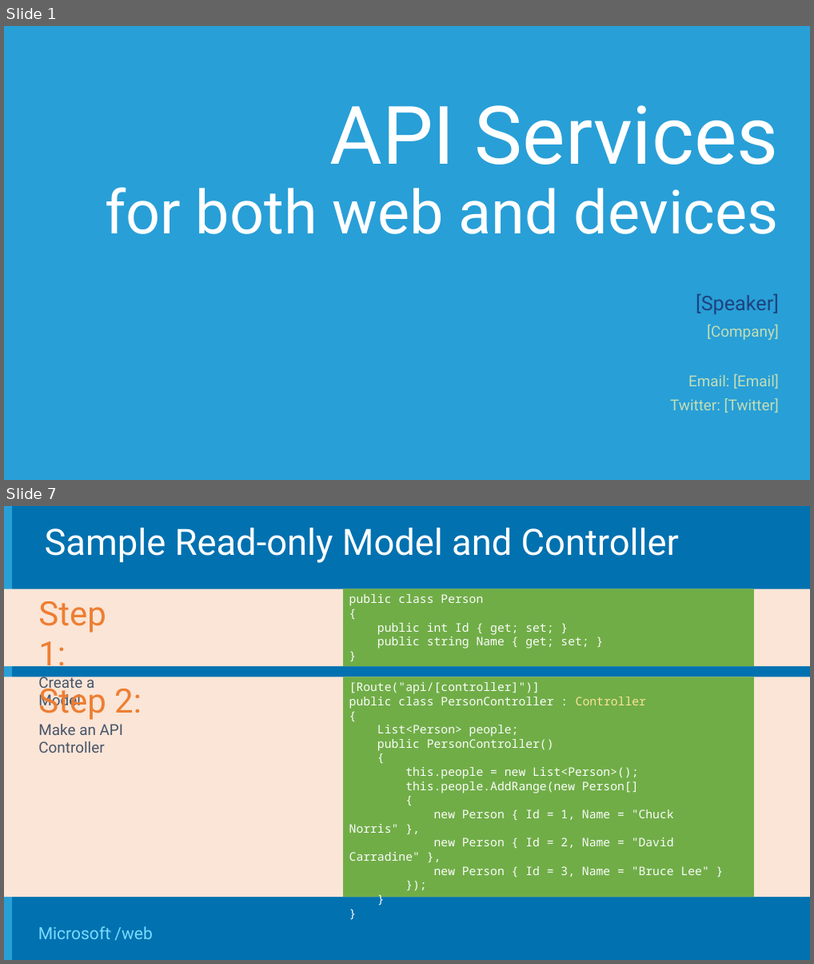
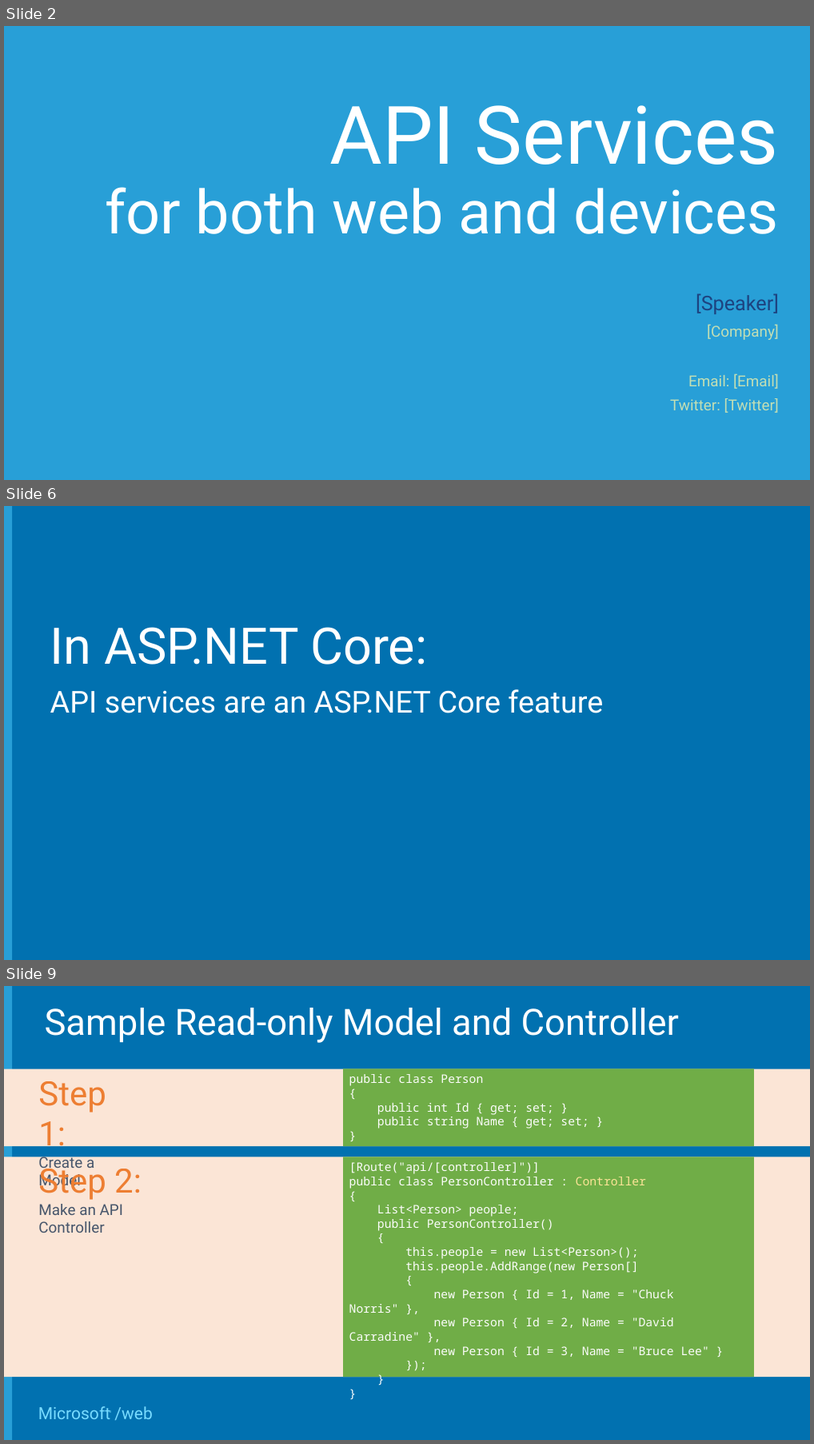
Before and after one commit to Microsoft-Web/WebCampTrainingKit, a slide deck: Presentation/05-HTTP-Services/HTTP-Services.pptx. Shown one above the other, each under a label of ours: slides 1 and 7 before the commit, slides 2, 6 and 9 after it; the slides between them are not shown. The pictures are 814x964 and 814x1444 pixels, drawn with LibreOffice and Linux fonts; fonts in the diff are those of the drawing; background and template pictures are left out. Boxes give left, top, right and bottom in pixels: in the first picture for what was removed or moved away, otherwise in the second. Text is boxed around its words. In the diff, an @@ line names an element or a change of style, - is before the commit and + after.

Commit message:
Updated slides content for ASP.NET Core

```diff
--- a/Presentation/05-HTTP-Services/HTTP-Services.pptx
+++ b/Presentation/05-HTTP-Services/HTTP-Services.pptx
@@ slide 6 added at (4, 506, 810, 960), background #0171B0; not listed: 1 template element that a slide beside it also shows @@
@@ title added at (50, 627, 427, 664), 60 pt, text #FFFFFF @@
+In ASP.NET Core:
@@ subtitle added at (50, 689, 603, 713), 36 pt, text #FFFFFF @@
+API services are an ASP.NET Core feature
@@ what was slide 1 is now slide 2 @@
@@ what was slide 7 is now slide 9 @@
```
Also in this commit, not shown: 5 slides changed, 2 other slides added, 1 slide removed, 4 other files.
